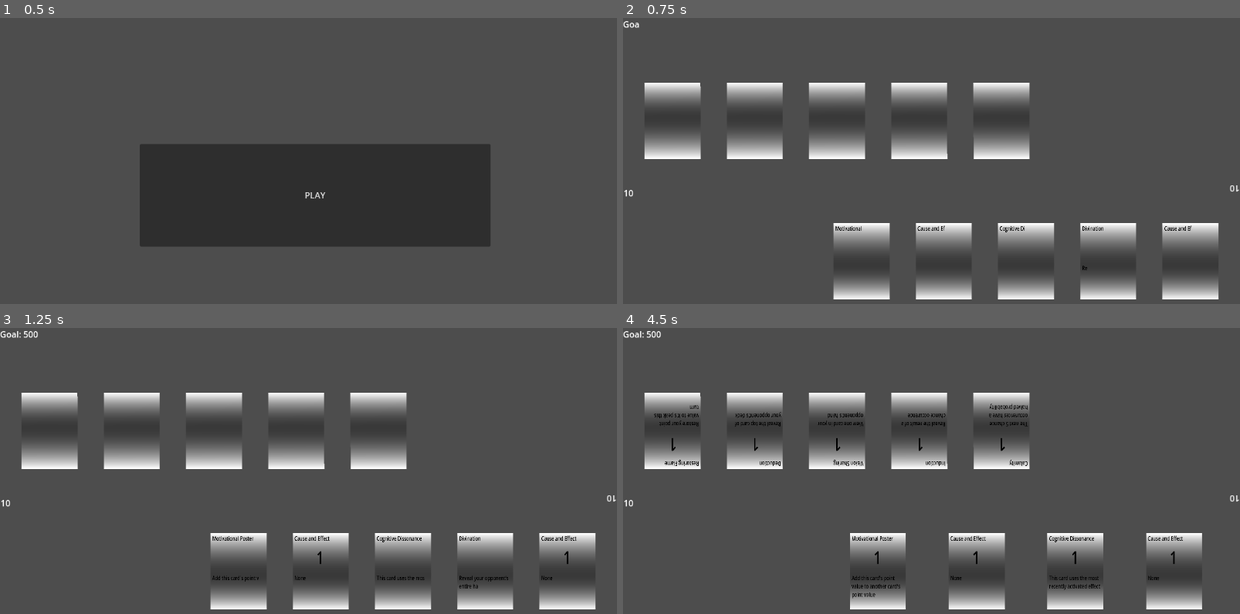
Above: before the commit, frames 1-4 (two rows, left to right).
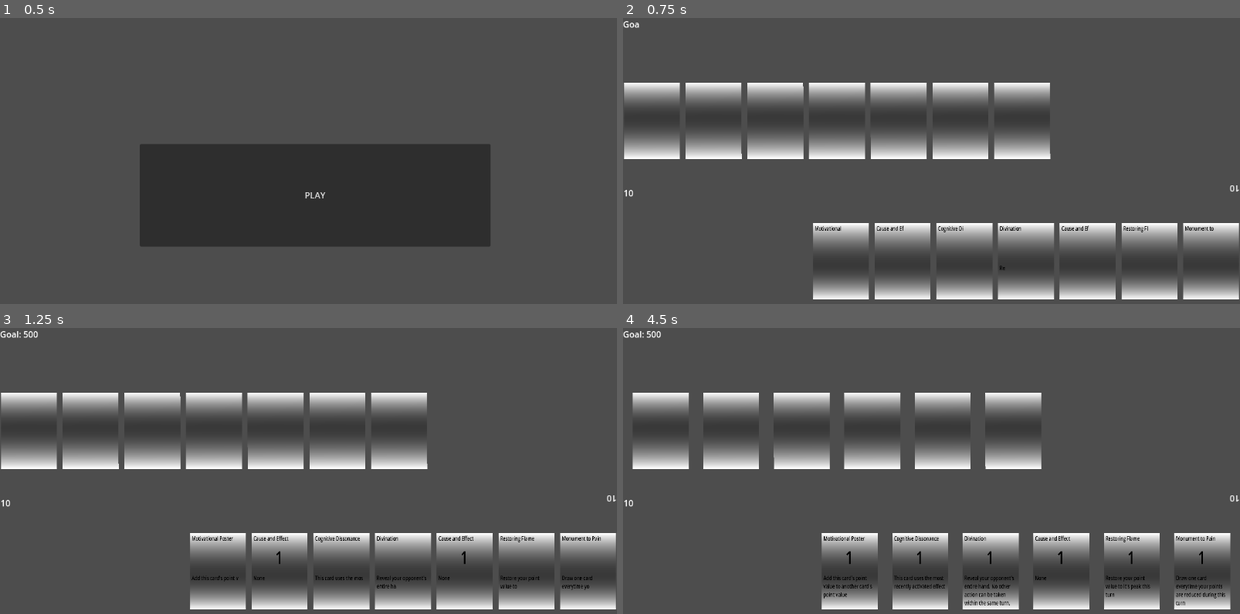
Above: after the commit, the same moments.

Repository: Odeguy/cardgameagain
Game: Godot game, scene res://menu.tscn
The game is run twice, just before and just after one commit, with the same random seed, the same clock (stepped at 60 frames per second) and the same inputs.
Inputs (mouse positions are in pixels of both pictures, inside the frame that each line leads up to):
- Up to frame 1 (0.5 s): no input
- Up to frame 2 (0.75 s): click "PLAY" at 0.5 s
- Up to frame 3 (1.25 s): no input
- Up to frame 4 (4.5 s): move the mouse to (1067, 482) at 1.27 s; click (1067, 482) at 1.42 s; move the mouse to (808, 519) at 2.02 s; click (808, 519) at 2.17 s; tap Enter at 2.75 s; move the mouse to (993, 425) at 2.77 s; click (993, 425) at 2.92 s; tap Space at 3.5 s; move the mouse to (900, 571) at 3.52 s; click (900, 571) at 3.67 s; move the mouse to (1116, 553) at 4.27 s; click (1116, 553) at 4.42 s

Frame 1 is identical in both runs. In frame 2, 7.8% of the frame differs, in the area x 0-100%, y 22-99%; in frame 3, 8.3%; in frame 4, 12%, in the area x 1-99%, y 22-99%.

Commit message:
highlight card and fixed certain cards not working for opponent.

Diff:
--- a/card.tscn
+++ b/card.tscn
@@ -58,10 +58,3 @@
 offset_bottom = 278.0
 scale = Vector2(0.1, 0.1)
 scroll_active = false
-
-[node name="Button" type="Button" parent="Body"]
-visible = false
-offset_left = -59.0
-offset_top = -85.0
-offset_right = 62.0
-offset_bottom = 84.0
--- a/card_script.gd
+++ b/card_script.gd
@@ -12,8 +12,6 @@
 
 func _ready():
 	loaded = false
-	$Body/Button.size = $Body/Shape.shape.size
-	$Body/Button.visible = false
 	switch_side("front")
 	load_text(true)
 
--- a/game_script.gd
+++ b/game_script.gd
@@ -23,11 +23,11 @@
 	opponent = table_scene.instantiate()
 	add_child(player)
 	add_child(opponent)
-	for i in range(50):
+	for i in range(7):
 		player.add_to_deck(random_card())
 		opponent.add_to_deck(random_card())
 	opponent.switch_side()
-	for i in range(5):
+	for i in range(7):
 		player.draw_card()
 		opponent.draw_card()
 	player.show_hand()
@@ -75,10 +75,12 @@
 		await get_tree().create_timer(0.5).timeout
 		var random_card = opponent.hand.get(randi() % opponent.hand.size())
 		var points = opponent.get_card_points(random_card)
-		var card = opponent.play_card(random_card)
+		var card = await opponent.play_card(random_card)
 		await card_effect(card, points, opponent, player)
-	if player.points == points_goal or opponent.points == points_goal: gameover = true
-	if player.hand.size() == 0 and player.deck.size() == 0 or opponent.hand.size() == 0 and opponent.hand.size() == 0: gameover = true
+	if player.points == points_goal or opponent.points == points_goal:
+		gameover = true
+	if player.hand.size() == 0 and player.deck.size() == 0 or opponent.hand.size() == 0 and opponent.hand.size() == 0:
+		gameover = true
 	turn = !turn
 	if !gameover:
 		play()
@@ -141,8 +143,37 @@
 		await get_tree().process_frame
 	return chosen_opponent_card
 
+func duplicate_card(card: Object) -> Object:
+	var new_card = card_scene.instantiate()
+	new_card.card_name = card.card_name
+	new_card.effect = card.effect
+	new_card.points = card.points
+	new_card.color = card.color
+	new_card.font = card.font
+	new_card.font_size = card.font_size
+	return new_card
+
+
 func highlight_card(card: Object) -> void:
-	pass
+	if card == null: return
+	var projection = duplicate_card(card)
+	projection.switch_side("front")
+	projection.position = Vector2(projection.get_size().x, player.get_hand_y())
+	var button = Button.new()
+	button.text = "OK"
+	button.position = Vector2(projection.position.x - 15, projection.position.y - projection.get_size().y / 1.5)
+	button.pressed.connect(_on_button_pressed.bind(button))
+	add_child(projection)
+	add_child(button)
+	projection.show()
+	button.show()
+	while(button.text == "OK"):
+		await get_tree().process_frame
+	projection.queue_free()
+	button.queue_free()
+
+func _on_button_pressed(button):
+	if button.text == "OK": button.text = "COOL"
 
 func new_turn() -> void: #everything that should happen at the beginning of a turn
 	player.maxx_p = false
--- a/table_script.gd
+++ b/table_script.gd
@@ -38,7 +38,7 @@
 	if(deck.size() > 0):
 		hand.append(deck.pop_at(0))
 		hand.get(0).position = screen_size / Vector2(2, 2)
-		show_hand()
+	show_hand()
 
 func show_hand():
 	var start = area_size.x / 5
@@ -67,6 +67,9 @@
 	show_hand()
 	refresh_points()
 	return card
+
+func get_hand_y() -> float:
+	return area_size.y * 4 / 3
 
 func get_card_points(card: Object) -> int:
 	var points = card.get_points()
